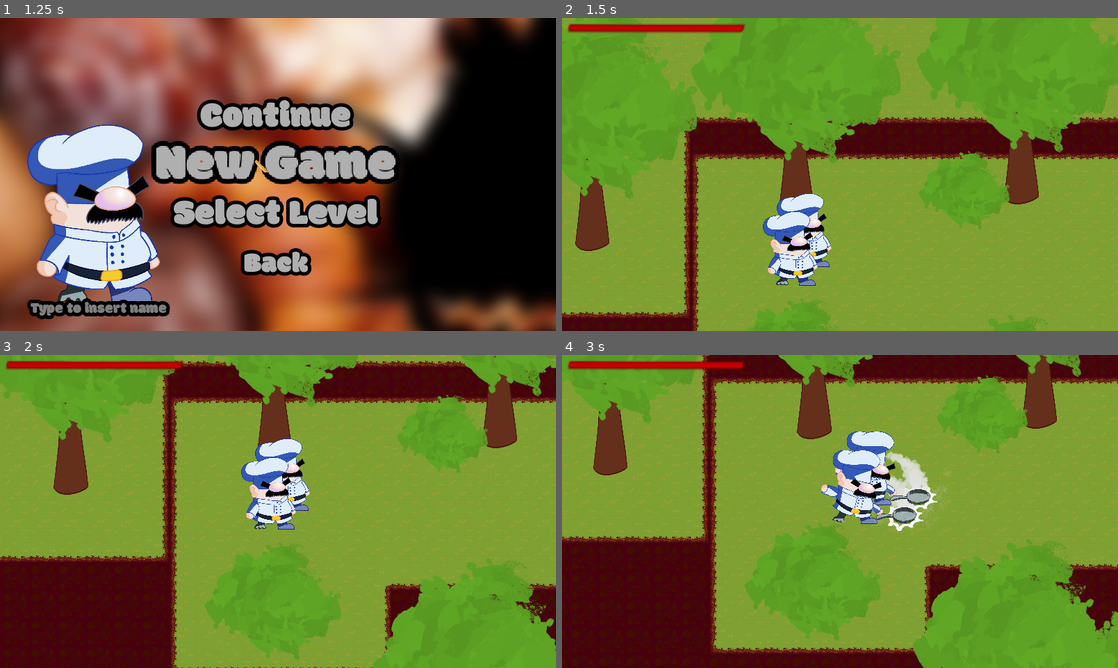
Above: before the commit, frames 1-4 (two rows, left to right).
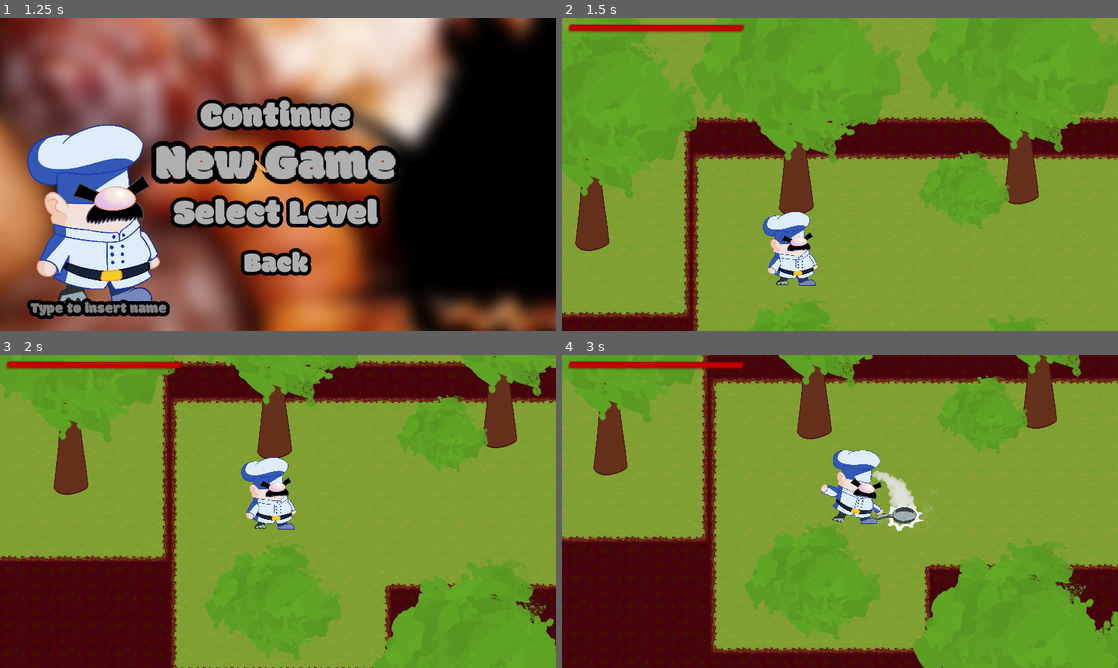
Above: after the commit, the same moments.

Repository: senseibobo/velika-gozba
Game: Godot game, scene res://UI/MainMenu.tscn
The game is run twice, just before and just after one commit, with the same random seed, the same clock (stepped at 60 frames per second) and the same inputs. Sound files missing from this copy of the repository are replaced by a short silence.
Inputs (mouse positions are in pixels of both pictures, inside the frame that each line leads up to):
- Up to frame 1 (1.25 s): click "Play" at 0.5 s
- Up to frame 2 (1.5 s): click "New Game" at 1.25 s
- Up to frame 3 (2 s): no input
- Up to frame 4 (3 s): tap Enter at 2 s; move the mouse to (962, 495) at 2.02 s; hold D (move_right) 2.03-2.78 s; tap Space (attack) at 2.1, 2.85 s; move the mouse to (728, 527) at 2.77 s; hold S (move_down) from 2.78 s (still down)

Frame 1 is identical in both runs. In frame 2, 1.2% of the frame differs, in the area x 1-49%, y 2-80%; in frame 3, 1.2%; in frame 4, 1.9%, in the area x 1-70%, y 2-51%.

Commit message:
a

Diff:
--- a/Game/Enemies/Bosses/Nar/Nar.tscn
+++ b/Game/Enemies/Bosses/Nar/Nar.tscn
@@ -1,26 +1,45 @@
-[gd_scene load_steps=5 format=2]
+[gd_scene load_steps=7 format=2]
 
 [ext_resource path="res://Textures/ignar nar/ignar nar.png" type="Texture" id=1]
 [ext_resource path="res://Tools/BulletGenerators/ScreenGenerator.gd" type="Script" id=2]
 [ext_resource path="res://Enemies/Bosses/Nar/Nar.gd" type="Script" id=3]
+[ext_resource path="res://Textures/Misc/narbullet.png" type="Texture" id=4]
+[ext_resource path="res://Enemies/Bosses/Nar/RayBullets.tscn" type="PackedScene" id=5]
 
 [sub_resource type="RectangleShape2D" id=1]
 extents = Vector2( 46, 8 )
 
 [node name="Nar" type="KinematicBody2D"]
-position = Vector2( 500, 200 )
 script = ExtResource( 3 )
+max_health = 500.0
 
 [node name="Sprite" type="Sprite" parent="."]
+position = Vector2( 0, -44 )
 scale = Vector2( 0.135, 0.135 )
 texture = ExtResource( 1 )
 
 [node name="CollisionShape2D" type="CollisionShape2D" parent="."]
-position = Vector2( 0, 47 )
+position = Vector2( 0, 2 )
 shape = SubResource( 1 )
 
 [node name="Attack1" type="Node2D" parent="."]
 script = ExtResource( 2 )
-life_time = 6.0
-density = 3.0
-offset = Vector2( 1000, -200 )
+count = 6
+shot_interval = 2.0
+speed = 300.0
+life_time = 15.0
+texture = ExtResource( 4 )
+bullet_size = Vector2( 15, 24 )
+bullet_radius = 16.0
+inner_width = 1500.0
+wave_frequency = 2.5
+density = 0.4
+spacing = 0.0
+rand = Vector2( 50, 50 )
+rand_angle = 0.1
+offset = Vector2( 1000, -300 )
+rand_speed = 0.05
+
+[node name="RayBullets" parent="." instance=ExtResource( 5 )]
+position = Vector2( 246, 150 )
+dir = Vector2( 0, 1 )
--- a/Game/Levels/LevelManager.gd
+++ b/Game/Levels/LevelManager.gd
@@ -3,7 +3,7 @@
 var score : float = 200.0
 var level : int = 1
 
-const level_count : int = 1
+const level_count : int = 2
 
 func start_level():
 	var level_scene = load("res://Levels/Level"+str(level)+".tscn").instance()
--- a/Game/Player/Player.gd
+++ b/Game/Player/Player.gd
@@ -13,12 +13,12 @@
 
 func _ready():
 	var camera = WorldCamera.new()
-	add_child(camera)
 	camera.target_node = self
 	add_child(deflect_generator)
 	Global.player = self
 	var hud = preload("res://UI/HUD/HUD.tscn").instance()
 	get_tree().current_scene.call_deferred("add_child",hud)
+	get_tree().current_scene.call_deferred("add_child",camera)
 
 
 func _physics_process(delta):
--- a/Game/Tools/BulletGenerators/BulletGenerator.gd
+++ b/Game/Tools/BulletGenerators/BulletGenerator.gd
@@ -10,6 +10,7 @@
 }
 
 export var damage : float = 20
+export var count : int = 1
 export var shot_interval : float = 0.1
 export var speed : float = 100.0
 export var life_time : float = 3.0
@@ -17,7 +18,7 @@
 export var texture : Texture = preload("res://icon.png")
 export var bullet_size : Vector2 = Vector2(8,8)
 export var bullet_radius  : float = 32.0
-export var shooting : bool = true
+export var shooting : bool = true setget set_shooting
 export(TARGETS) var targets : int = TARGETS.PLAYER
 
 var multimeshinstance : MultiMeshInstance2D = MultiMeshInstance2D.new()
@@ -25,6 +26,10 @@
 var mesh : QuadMesh = QuadMesh.new()
 var time : float = 0.0
 var bullets : Array
+
+func set_shooting(value):
+	shooting = value
+	time = 0
 
 func _ready() -> void:
 	match targets:
@@ -51,7 +56,8 @@
 func _process_shooting(delta) -> void:
 	time += delta
 	while shooting and time > shot_interval:
-		shoot()
+		for i in count:
+			shoot()
 		time -= shot_interval
 
 func _process_bullets(delta) -> void:
--- a/Game/Tools/BulletGenerators/ScreenGenerator.gd
+++ b/Game/Tools/BulletGenerators/ScreenGenerator.gd
@@ -8,7 +8,7 @@
 export var rand : Vector2
 export var rand_angle : float = 0.0
 export var offset : Vector2
-
+export(float,0,1) var rand_speed = 0
 var t : float = 0.0
 
 
@@ -29,6 +29,6 @@
 		pos.x += p - ww
 		pos += offset
 		pos += Vector2(rand_range(-1,1),rand_range(-1,1)) * rand
-		bullet.velocity = Vector2.DOWN.rotated(rand_range(-rand_angle,rand_angle))*speed
+		bullet.velocity = Vector2.DOWN.rotated(rand_range(-rand_angle,rand_angle))*(speed*(1-rand_range(0,rand_speed)))
 		bullet.position = pos
 		add_bullet(bullet)
--- a/Game/World/World.tscn
+++ b/Game/World/World.tscn
@@ -1,12 +1,8 @@
-[gd_scene load_steps=3 format=2]
+[gd_scene load_steps=2 format=2]
 
 [ext_resource path="res://World/World.gd" type="Script" id=1]
-[ext_resource path="res://Player/Player.tscn" type="PackedScene" id=2]
 
 [node name="World" type="Node2D"]
 script = ExtResource( 1 )
 
 [node name="YSort" type="YSort" parent="."]
-
-[node name="Player" parent="YSort" instance=ExtResource( 2 )]
-position = Vector2( -180, 446 )
